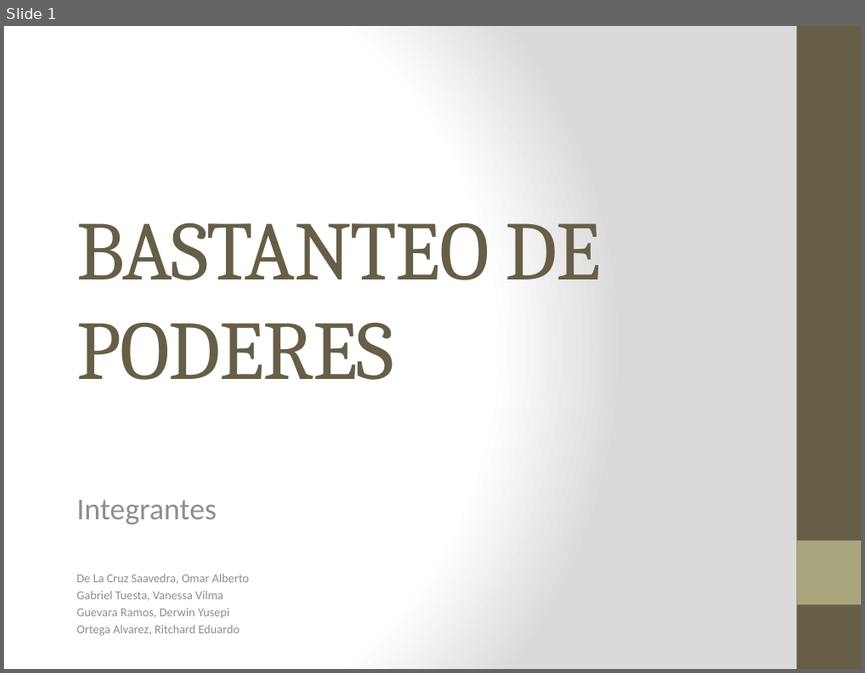
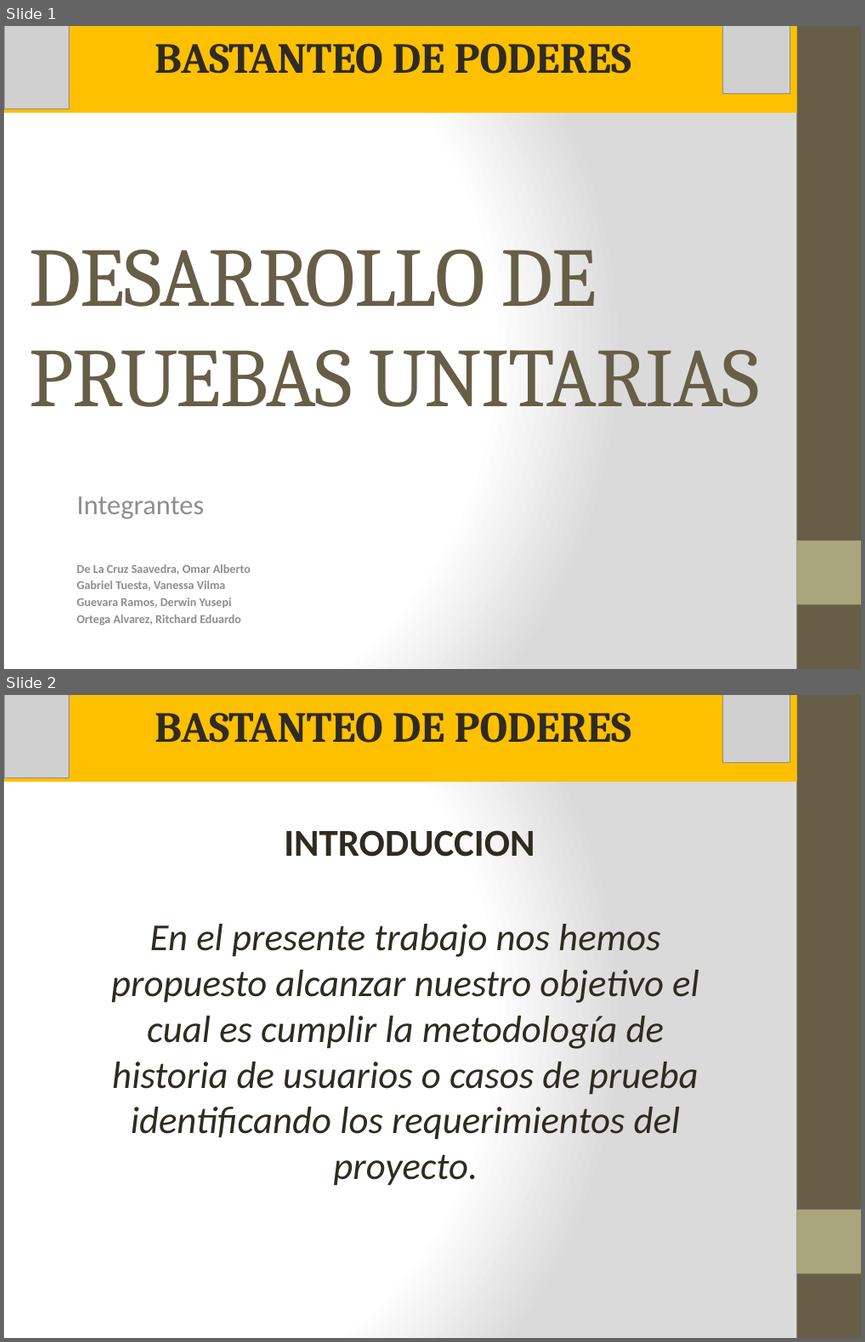
Before and after one commit to vannygabrielli/FinalProjectPeruBank, a slide deck: Documentacion/Presentacion ppt.pptx. Shown one above the other, each under a label of ours: slide 1 before the commit, slides 1 and 2 after it. The pictures are 865x673 and 865x1342 pixels, drawn with LibreOffice and Linux fonts; fonts in the diff are those of the drawing; grey boxes stand for pictures. Boxes give left, top, right and bottom in pixels: in the first picture for what was removed or moved away, otherwise in the second. Text is boxed around its words. In the diff, an @@ line names an element or a change of style, - is before the commit and + after.

```diff
--- a/Documentacion/Presentacion ppt.pptx
+++ b/Documentacion/Presentacion ppt.pptx
@@ slide 2 added at (4,695,861,1338), background gradient #FFFFFF to #DADADA; not listed: 2 template elements that a slide beside it also shows @@
@@ rectangle added at (4,695,796,782), fill #FFC000, 36 pt, text #2F2B20, bold @@
+BASTANTEO DE PODERES
@@ picture added at (4,695,69,778) @@
@@ picture added at (723,695,790,763) @@
@@ text added at (284,830,534,857), 32 pt, text #2F2B20, bold @@
+INTRODUCCION
@@ text added at (111,924,699,1185), 32 pt, text #2F2B20, italic @@
+En el presente trabajo nos hemos propuesto alcanzar nuestro objetivo el cual es cumplir la metodología de historia de usuarios o casos de prueba identificando los requerimientos del proyecto.
@@ slide 1 changed as well @@
@@ rectangle added at (4,26,796,113), fill #FFC000, 36 pt, text #2F2B20, bold @@
+BASTANTEO DE PODERES
@@ picture added at (4,26,69,109) @@
@@ picture added at (723,26,790,94) @@
@@ title at (30,249,760,407): text changed @@
-BASTANTEO DE PODERES
+DESARROLLO DE PRUEBAS UNITARIAS
@@ subtitle "Integrantes" at (77,496,250,624): size 25.5 to 23.2 pt in "Integrantes"; size 10.2 to 10.1 pt, bold on @@
```
Also in this commit, not shown: 4 other slides changed, 6 other slides added, 3 slides removed, 5 other files.
